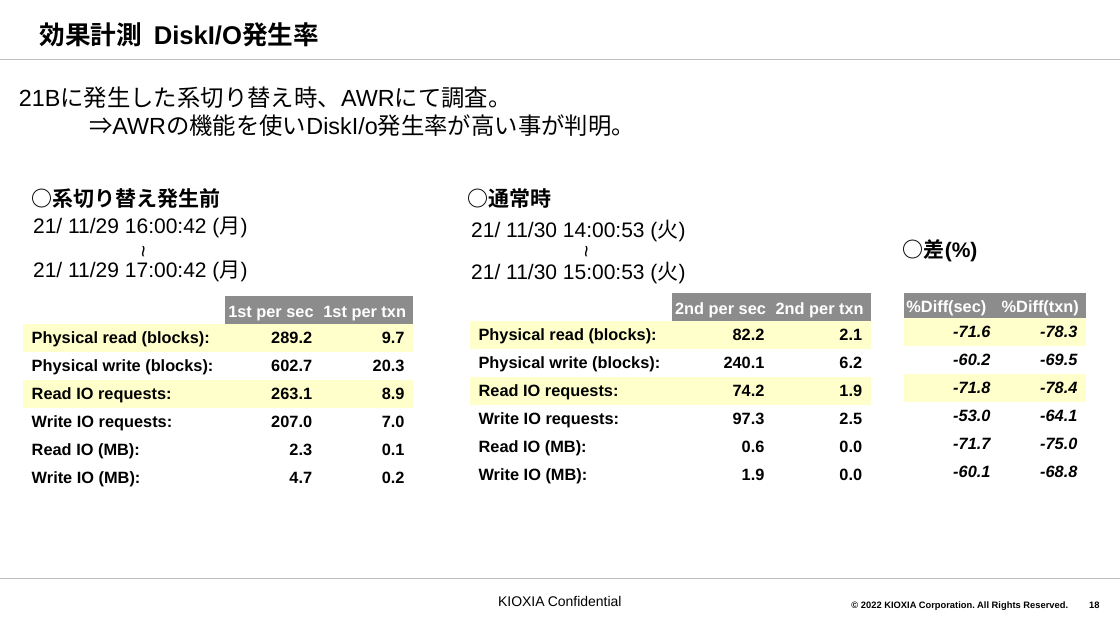
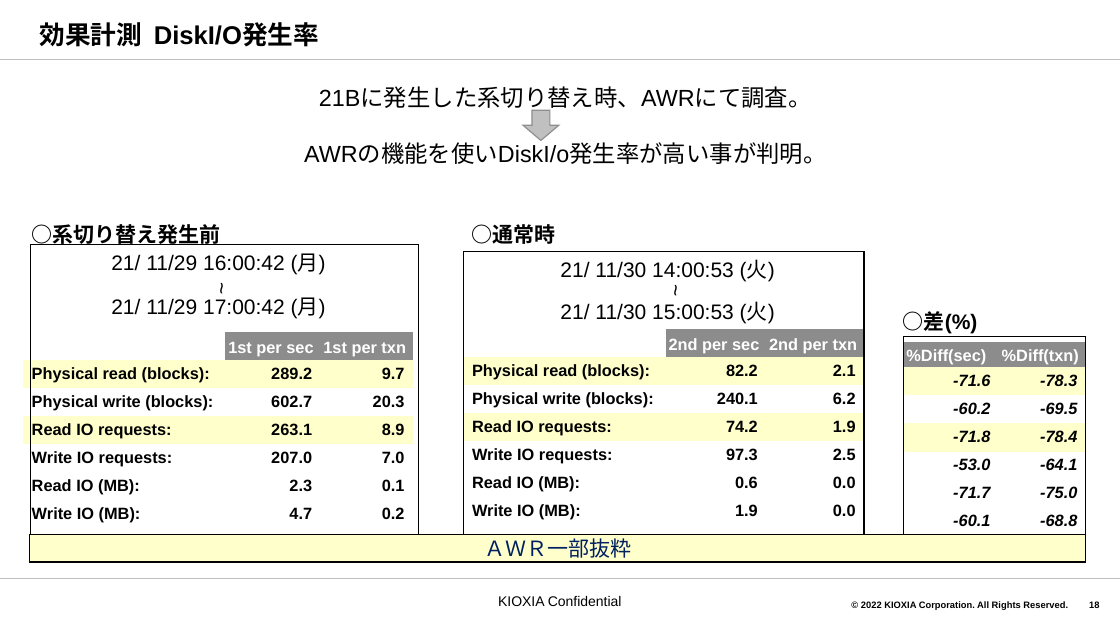
Before and after one commit to akiragm/Shared-Files, a slide deck: slide 18 of oaracle各種ツールの導入について5.pptx. Drawn at 1120x630 pixels with LibreOffice and Linux fonts; fonts in the diff are those of the drawing; background and template pictures are left out. Boxes give left, top, right and bottom in pixels: in the first picture for what was removed or moved away, otherwise in the second. Text is boxed around its words. In the diff, an @@ line names an element or a change of style, - is before the commit and + after.

```diff
--- a/oaracle各種ツールの導入について5.pptx
+++ b/oaracle各種ツールの導入について5.pptx
@@ text at <box>319,87,812,111</box>: alignment left to centre @@
@@ right arrow added at <box>523,110,559,141</box>, fill #C0C0C0, outline #8E8E8E 1 pt @@
@@ text at <box>304,143,826,164</box>: text changed @@
-⇒AWRの機能を使いDiskI/o発生率が高い事が判明。
+AWRの機能を使いDiskI/o発生率が高い事が判明。
@@ text "○系切り替え発生前": place and size @@
-text "○系切り替え発生前" at <box>32,188,221,208</box>
+text "○系切り替え発生前" at <box>32,224,221,245</box>
@@ text "○通常時": place and size @@
-text "○通常時" at <box>467,188,551,208</box>
+text "○通常時" at <box>472,224,556,244</box>
@@ rectangle added at <box>30,245,418,535</box>, outline #000000 1 pt @@
@@ rectangle added at <box>464,251,865,534</box>, outline #000000 1 pt @@
@@ 3 texts: place and size @@
-3 texts at <box>33,216,247,281</box>
+3 texts at <box>111,254,326,319</box>
@@ 3 texts: place and size @@
-3 texts at <box>471,221,685,284</box>
+3 texts at <box>560,260,775,323</box>
@@ table: place and size @@
-table at <box>471,293,871,489</box>
+table at <box>464,329,865,525</box>
@@ text "○差(%)": place and size @@
-text "○差(%)" at <box>903,239,978,262</box>
+text "○差(%)" at <box>903,311,978,334</box>
@@ table: place and size @@
-table at <box>24,296,413,492</box>
+table at <box>24,332,413,528</box>
@@ table: place and size @@
-table at <box>904,293,1086,486</box>
+table at <box>904,342,1086,535</box>
@@ rectangle added at <box>904,337,1086,535</box>, outline #000000 1 pt @@
@@ rectangle added at <box>30,535,1086,563</box>, fill #FFFFCC, outline #000000 1 pt, 18 pt, text #002060 @@
+ＡＷＲ一部抜粋
```
Also in this commit, not shown: 8 other slides changed, 3 other files.
